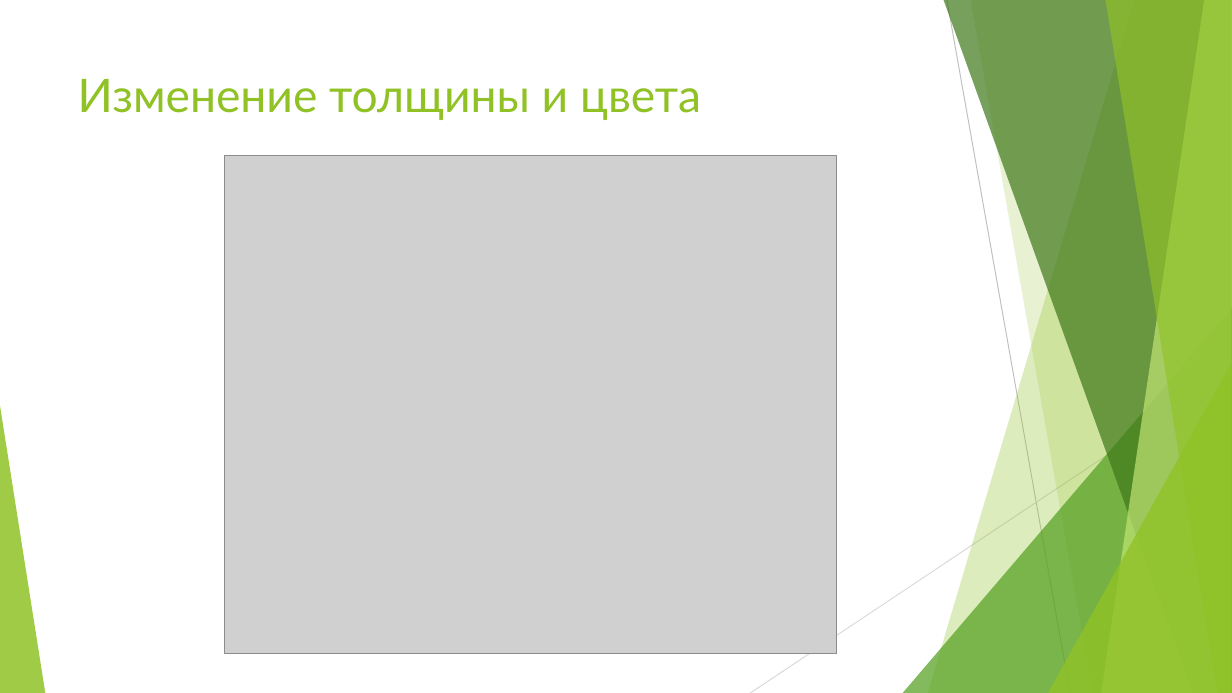
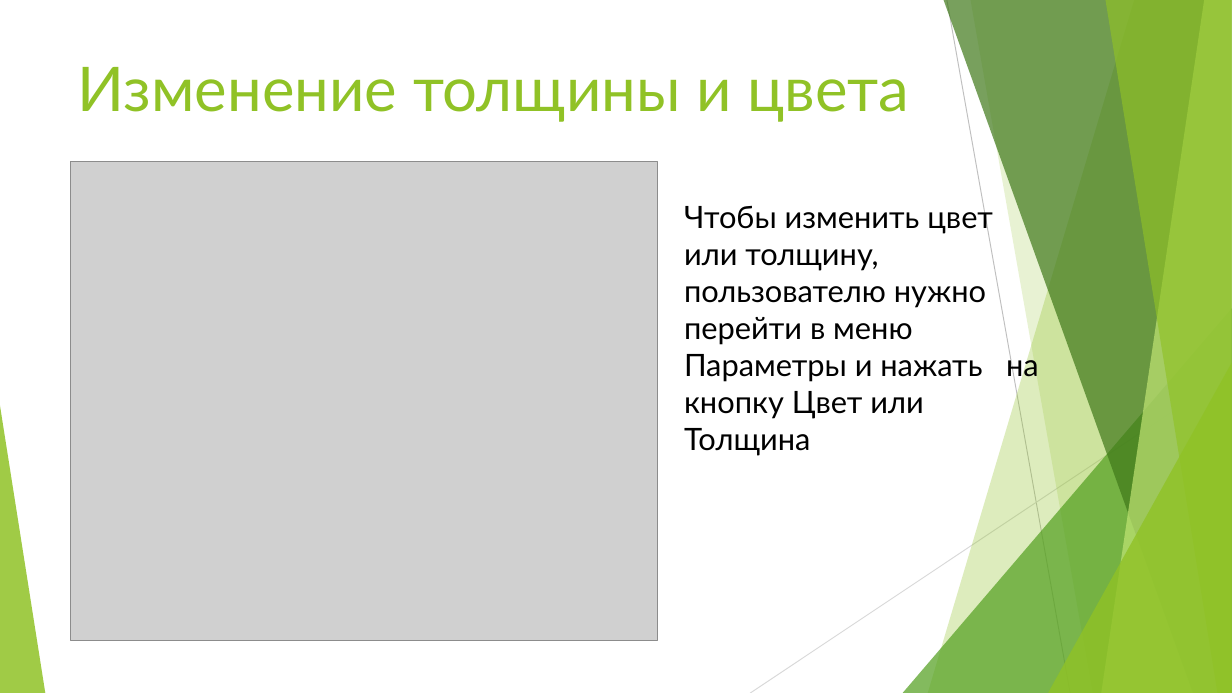
Before and after one commit to Fazam-coder/graphics_editor, a slide deck: slide 6 of Презентация QT.pptx. Drawn at 1232x693 pixels with LibreOffice and Linux fonts; fonts in the diff are those of the drawing; grey boxes stand for pictures. Boxes give left, top, right and bottom in pixels: in the first picture for what was removed or moved away, otherwise in the second. Text is boxed around its words. In the diff, an @@ line names an element or a change of style, - is before the commit and + after.

Commit message:
Реализованы все фигуры, форма о программе, изменение цвета и толщины, презентация и пояснительная записка

```diff
--- a/Презентация QT.pptx
+++ b/Презентация QT.pptx
@@ title "Изменение толщины и цвета": place and size @@
-title "Изменение толщины и цвета" at [78,79,701,120]
+title "Изменение толщины и цвета" at [78,67,909,122]
@@ title "Изменение толщины и цвета" at [78,67,909,122]: size 36 to 48 pt @@
@@ picture: place and size @@
-picture at [225,155,836,653]
+picture at [70,162,657,641]
@@ text added at [684,201,1039,456], 24 pt, text #000000 @@
+Чтобы изменить цвет или толщину, пользователю нужно перейти в меню Параметры и нажать на кнопку Цвет или Толщина
```
Also in this commit, not shown: 6 other slides changed, 1 slide added, 1 slide removed, 12 other files.
